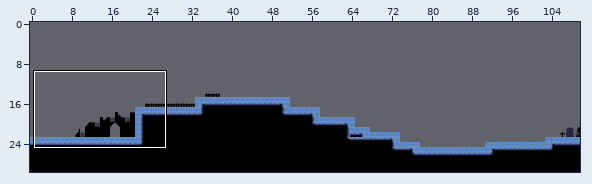
Tiled map, stored at AngryCastle/levels/erreck_03.tmx. Above: a wide view before the commit, with the close-up outlined.
Close-up. As it was:
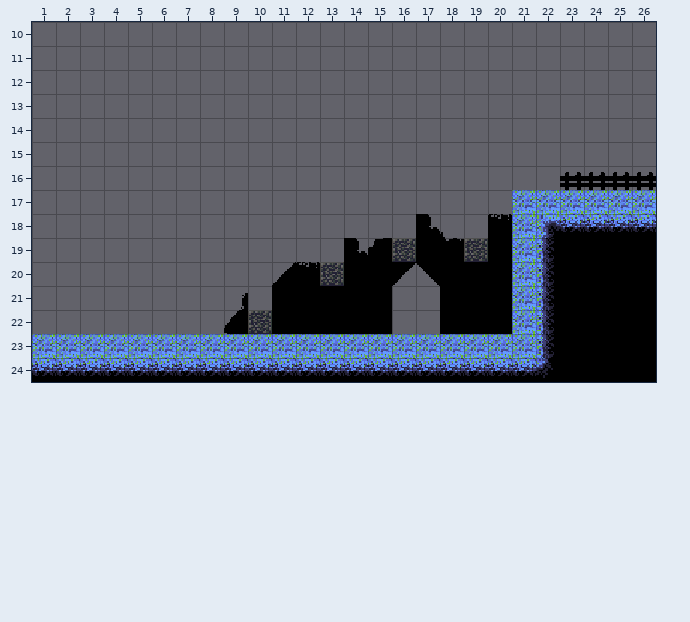
Cells are 16x16 px. Shown: x 1..26, y 10..24. The commit also changed other parts of the map, which this record leaves out.
After the commit:
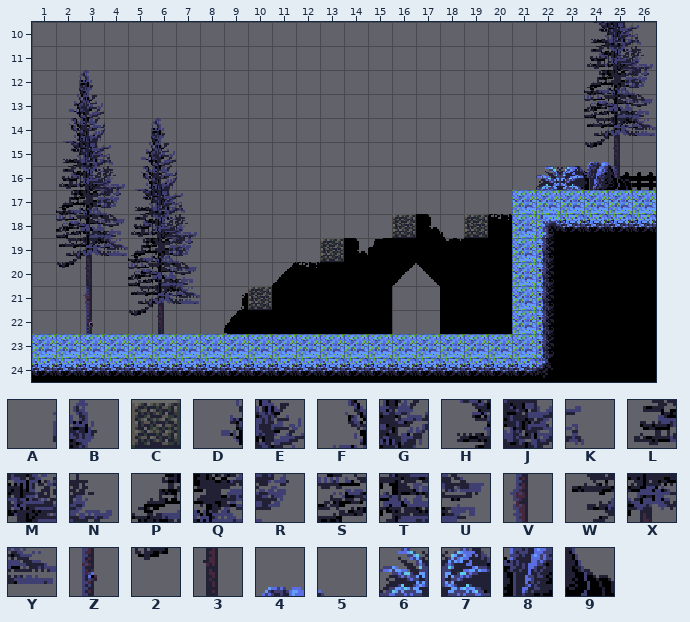
Key: from "Erreck_Road_tileset": A 13, B 14, C 38, D 45, E 46, F 77, G 78, H 109, J 110, K 111, L 141, M 142, N 143, P 173, Q 174, R 175, S 205, T 206, U 207, V 209, W 237, X 238, Y 239, Z 241, 2 269, 3 270, 4 278, 5 279, 6 308, 7 309, 8 310, 9 311.
_ is an empty cell.
Diff:
Layer "BackgroundLayer":
y 10: x 24..26 ___ -> HJK
y 11: x 24..26 ___ -> LMN
y 12: x 2..3 __ -> AB; x 24..26 ___ -> PQR
y 13: x 2..3 __ -> DE; x 24..26 ___ -> STU
y 14: x 2..3 __ -> FG; x 5..6 __ -> AB; x 24..26 ___ -> WXY
y 15: x 2..6 _____ -> HJKDE; x 24..25 __ -> 23
y 16: x 2..6 _____ -> LMNFG; x 25 _ -> V
y 17: x 2..7 ______ -> PQRHJK
y 18: x 2..7 ______ -> STULMN
y 19: x 2..7 ______ -> WXYPQR
y 20: x 2..3 __ -> 23; x 5..7 ___ -> STU
y 21: x 3 _ -> V; x 5..7 ___ -> WXY
y 22: x 3 _ -> Z; x 5..6 __ -> 23
Layer "GameLayer":
y 18: x 16 _ -> C; x 19 _ -> C
y 19: x 13 _ -> C; x 16 C -> _; x 19 C -> _
y 20: x 13 C -> _
y 21: x 10 _ -> C
y 22: x 10 C -> _
Layer "ForegroundLayer":
y 15: x 24..25 __ -> 45
y 16: x 22..25 ____ -> 6789
Where, in picture pixels (left, top, right, bottom), the same in both close-ups:
added: (536, 22, 656, 190)
added: (56, 70, 200, 334)
changed: (392, 214, 416, 262)
changed: (464, 214, 488, 262)
changed: (320, 238, 344, 286)
changed: (248, 286, 272, 334)
